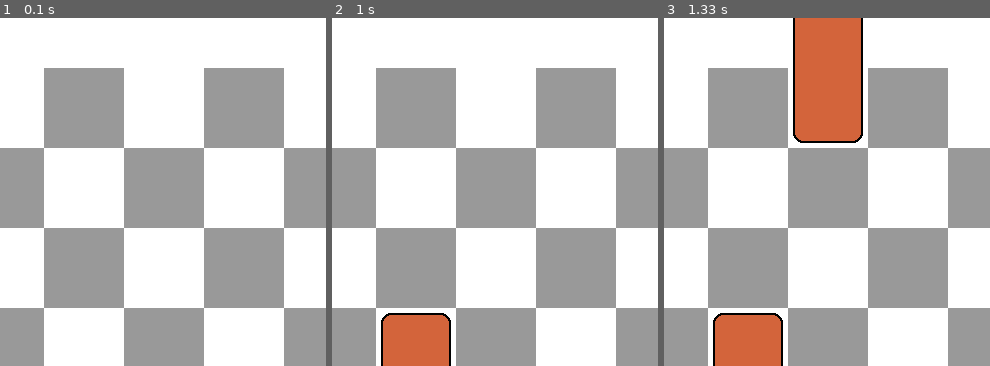
Above: before the commit, frames 1-3 (left to right).
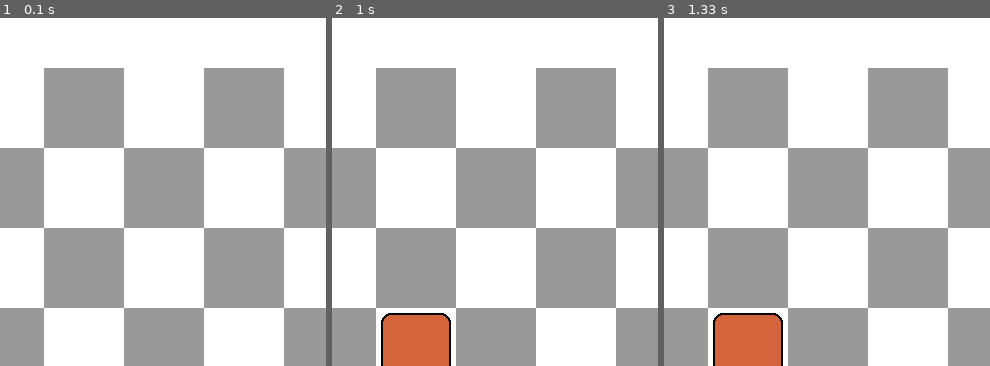
Above: after the commit, the same moments.

Repository: djoleant/Domineering
Game: pygame game, started from pygame_proba.py
Two runs of this game, one before a commit and one after it. Both use one fixed random seed, a clock stepped at 60 frames per second and the inputs below.
Inputs (mouse positions are % of the whole screen's width and height, from its top left):
- Up to frame 1 (0.1 s): no input
- Up to frame 2 (1 s): click (55, 57) at 0.38 s; click (55, 65) at 0.72 s
- Up to frame 3 (1.33 s): click (73, 17) at 1.05 s
The pictures show only the part of the screen within x 43-93%, y 0-50%; the shares and areas given below are measured in that part.

Frames 1-2 are identical in both runs. In frame 3, 7.7% of the frame differs, in the area x 39-62%, y 0-36%.

Commit message:
Working version

Diff:
--- a/Domineering.py
+++ b/Domineering.py
@@ -46,6 +46,8 @@
 
 # x -> row number
 # y -> column letter
+
+
 def is_valid(x, y, dir):
     """
     The is_valid function checks if a move is valid. It takes in the x and y coordinates of the piece to be moved,
@@ -57,7 +59,7 @@
     :param dir: Determine whether the function is being called to check if a block can be placed horizontally or vertically
     :return: True if the move is valid
     """
-    if (dir == HORIZONTAL and y >= 7): # promeni 7 u mn-1 i obrni xy
+    if (dir == HORIZONTAL and x >= n-1):
         return False
     if (dir == VERTICAL and y < 1):
         return False
@@ -117,7 +119,7 @@
     dir = VERTICAL if next % 2 == 1 else HORIZONTAL
     if not is_valid(x, y, dir):
         print("Invalid move")
-        return
+        return False
 
     if dir == HORIZONTAL:
         board[y][x] = next
@@ -129,6 +131,7 @@
 
     next += 1
     # check_winner()
+    return True
 
 
 def print_board():
@@ -185,5 +188,6 @@
             print("Winner is " + win)
             break
 
-if __name__=="__main__":
+
+if __name__ == "__main__":
     test()
--- a/pygame_proba.py
+++ b/pygame_proba.py
@@ -4,7 +4,7 @@
 from Domineering import *
 
 
-# TODO: winner check, valid move check, numbers and letters, ispravi obrnute koordinate
+# TODO: winner check, valid move check, numbers and letters
 
 # initiate pygame and give permission
 # to use pygame's functionality.
@@ -52,19 +52,18 @@
         # if the type of the event is MOUSEBUTTONDOWN
         elif event.type == MOUSEBUTTONDOWN:
             position = event.pos
-            pygame.draw.rect(window, color1, [
-                             ((position[0]-OFFSET)//SIZE)*SIZE+5+OFFSET, ((position[1]-OFFSET)//SIZE-scale_x+1)*SIZE+5+OFFSET, SIZE*scale_y-10, SIZE*scale_x-10], 0, 10)
-            pygame.draw.rect(window, (0, 0, 0), [
-                             ((position[0]-OFFSET)//SIZE)*SIZE+5+OFFSET, ((position[1]-OFFSET)//SIZE-scale_x+1)*SIZE+5+OFFSET, SIZE*scale_y-10, SIZE*scale_x-10], 2, 10)
-            scale_x, scale_y = scale_y, scale_x
-            color1, color2 = color2, color1
-            print((position[0]-OFFSET)//SIZE, (position[1]-OFFSET)//SIZE)
-            play_move((position[0]-OFFSET)//SIZE, (position[1]-OFFSET)//SIZE)
-            print_board()
-            win = check_winner()
-            if win != "N":
-                print("\n")
-                print("Winner is " + win)
+            if play_move((position[0]-OFFSET)//SIZE, (position[1]-OFFSET)//SIZE):
+                pygame.draw.rect(window, color1, [
+                                ((position[0]-OFFSET)//SIZE)*SIZE+5+OFFSET, ((position[1]-OFFSET)//SIZE-scale_x+1)*SIZE+5+OFFSET, SIZE*scale_y-10, SIZE*scale_x-10], 0, 10)
+                pygame.draw.rect(window, (0, 0, 0), [
+                                ((position[0]-OFFSET)//SIZE)*SIZE+5+OFFSET, ((position[1]-OFFSET)//SIZE-scale_x+1)*SIZE+5+OFFSET, SIZE*scale_y-10, SIZE*scale_x-10], 2, 10)
+                scale_x, scale_y = scale_y, scale_x
+                color1, color2 = color2, color1
+                print_board()
+                win = check_winner()
+                if win != "N":
+                    print("\n")
+                    print("Winner is " + win)
 
     # Draws the surface object to the screen.
     pygame.display.update()
